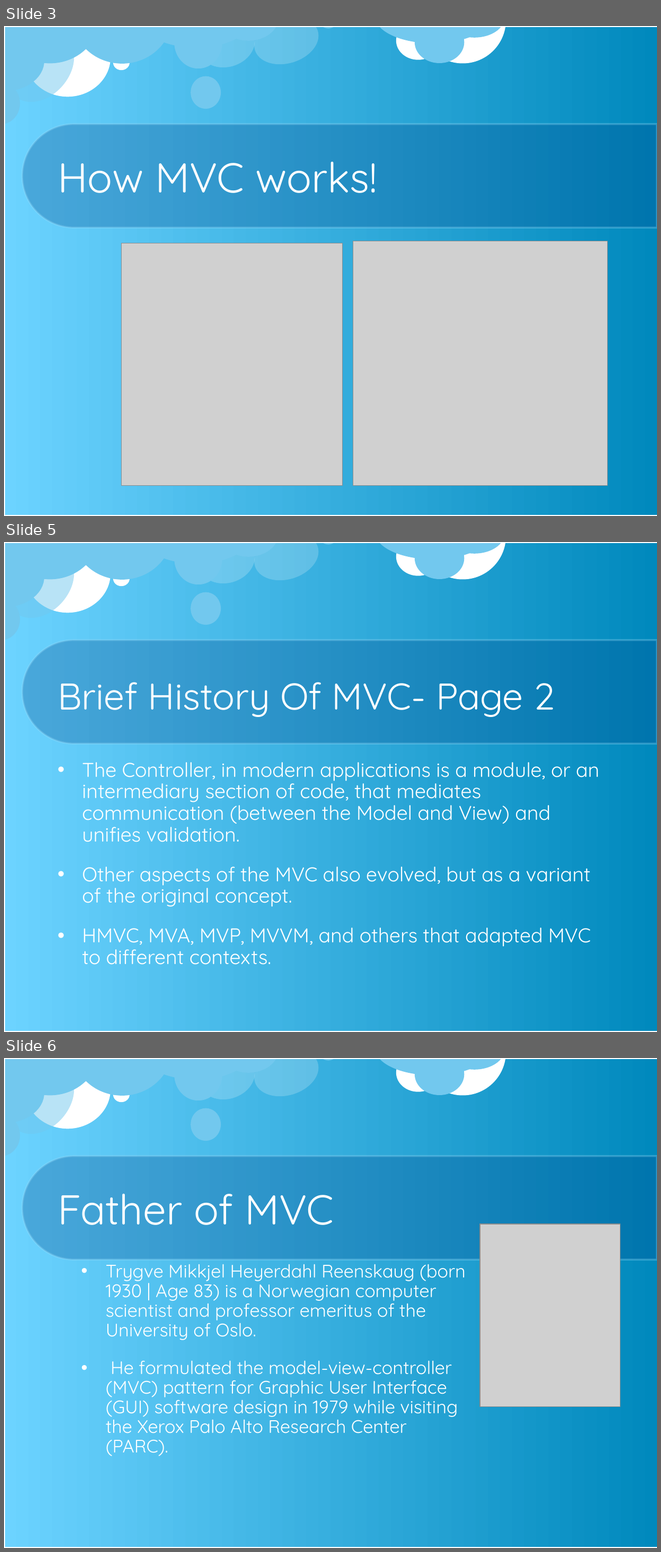
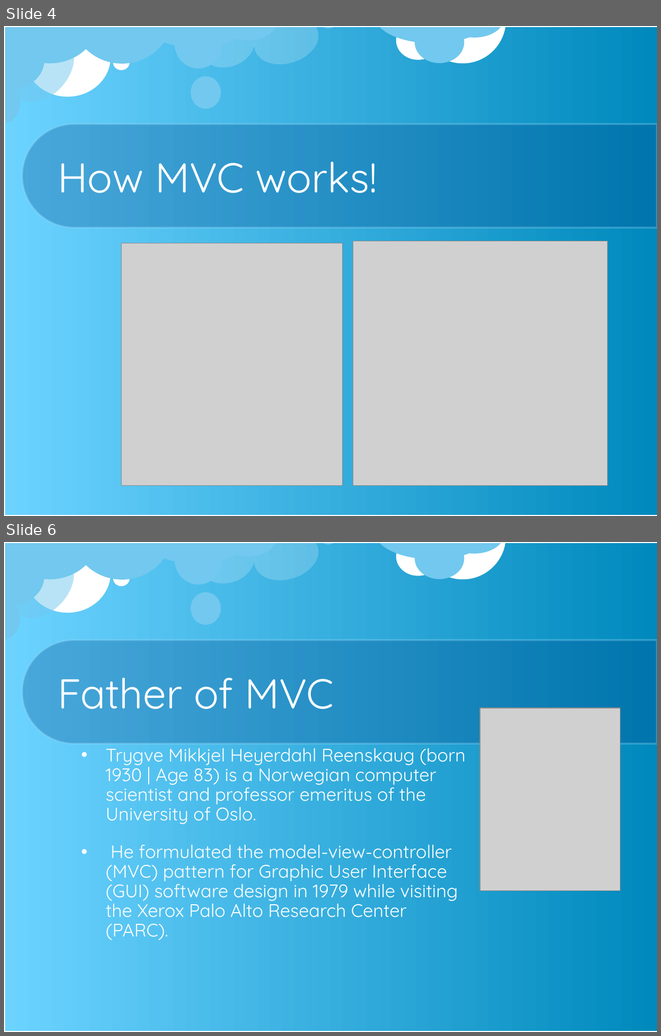
Before and after one commit to bugChanger/E-receipit_for_CSE404, a slide deck: MVC & use_case.ppt. Shown one above the other, each under a label of ours: slides 3, 5 and 6 before the commit, slides 4 and 6 after it; the slides between them are not shown. The pictures are 661x1552 and 661x1036 pixels, drawn with LibreOffice and Linux fonts; fonts in the diff are those of the drawing; grey boxes stand for pictures; background and template pictures are left out. Boxes give left, top, right and bottom in pixels: in the first picture for what was removed or moved away, otherwise in the second. Text is boxed around its words. In the diff, an @@ line names an element or a change of style, - is before the commit and + after.

```diff
--- a/MVC & use_case.ppt
+++ b/MVC & use_case.ppt
@@ slide 5 removed at [4, 542, 657, 1032], background picture (left out); not listed: 21 template elements that a slide beside it also shows @@
@@ title removed at [58, 682, 555, 717] @@
-Brief History Of MVC- Page 2
@@ text removed at [82, 762, 599, 964] @@
-• The Controller, in modern applications is a module, or an intermediary section of code, that mediates communication (between the Model and View) and unifies validation.
-• Other aspects of the MVC also evolved, but as a variant of the original concept.
-• HMVC, MVA, MVP, MVVM, and others that adapted MVC to different contexts.
@@ what was slide 3 is now slide 4 @@
```
Also in this commit, not shown: 2 slides changed, 1 slide added, 1 other slide removed.
